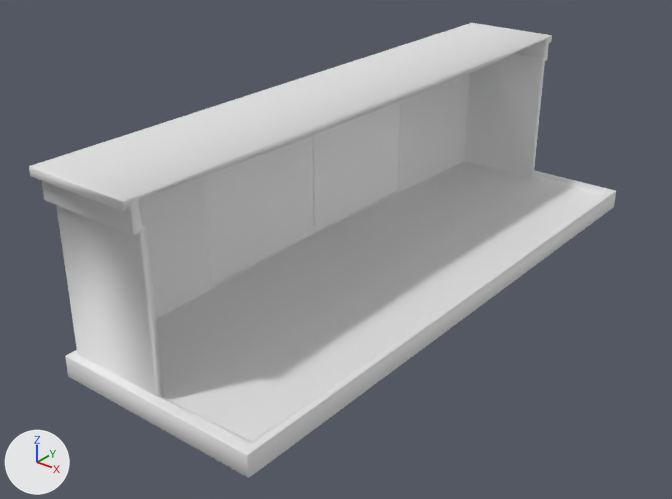
One commit to the FBX model Assets/Vehicles/VH_Train_Compartment.fbx: the scene before it, then after it.
One viewpoint serves both versions: a 50 mm camera at (12.85, -18.27, 11.32) aimed at (-0.69, -1.35, 0.83). Every picture has the same lights, and +X, +Y and +Z are marked at lower left. Where no turn or scale is listed for an object, it has been applied to the vertices.
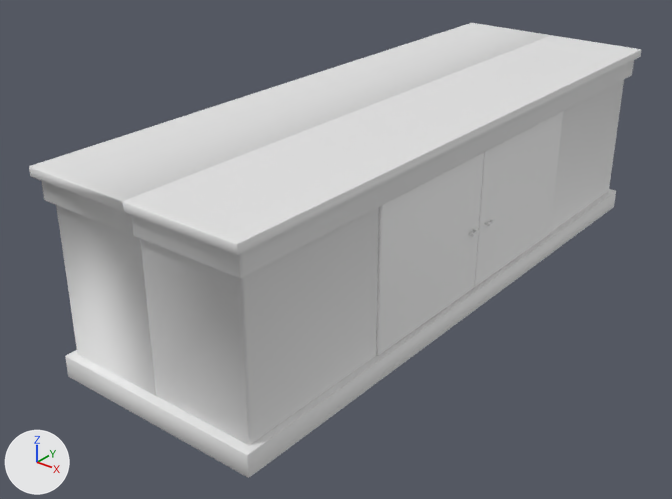
Commit message: replaced vh_train-compartment

Pixel boxes [x1, y1, x2, y2] of what changed, in the pictures (672 x 499 px):
'Cube.002', added
    after: [123, 35, 641, 445]
'Cube.019', reshaped
    before: [203, 101, 400, 286]
    after: [376, 111, 563, 356]
part 1 of me_cube_002, added
    after: [376, 153, 484, 356]
part 2 of me_cube_002, added
    after: [474, 111, 563, 287]
'Cube', unchanged, covered by the edit
    both: [29, 23, 616, 478]

What changed in the scene script:
```text
Change me_cube_002:
    where me_cube_002.from_pydata(...)  # 112 vertices, 108 faces; spans x 2.12..2.2, y -4.1..4.1, z 0.17..3.86
    used by ob_cube_019; location = (-4.78, 0.04, 0.06)
    me_cube_002 part 1: the loose piece of 56 vertices spanning x 2.12..2.2, y -4.1..0.0, z 0.17..3.86 is copied, and the copy is mirrored in x about its middle, then moved by (5.24, 0.0, 0.0); it spans x 7.36..7.44, y -4.1..0.0, z 0.17..3.86
    me_cube_002 part 2: the loose piece of 56 vertices spanning x 2.12..2.2, y 0.0..4.1, z 0.17..3.86 is copied, and the copy is mirrored in x about its middle, then moved by (5.24, 0.0, 0.0); it spans x 7.36..7.44, y 0.0..4.1, z 0.17..3.86
Add me_cube_006:
    me_cube_006.from_pydata(...)  # 312 vertices, 268 faces; spans x 0.0..2.9, y -8.5..8.5, z 0.2..4.6
Add ob_cube_002:
    ob_cube_002 = bpy.data.objects.new('Cube.002', me_cube_006)
    ob_cube_002.location = (0.0, 0.04, 0.06)
```
